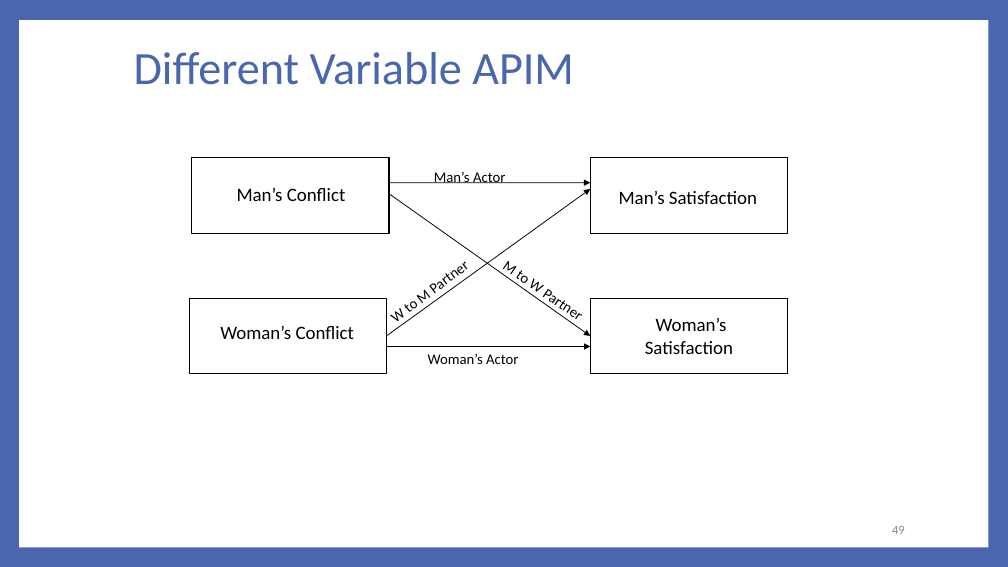
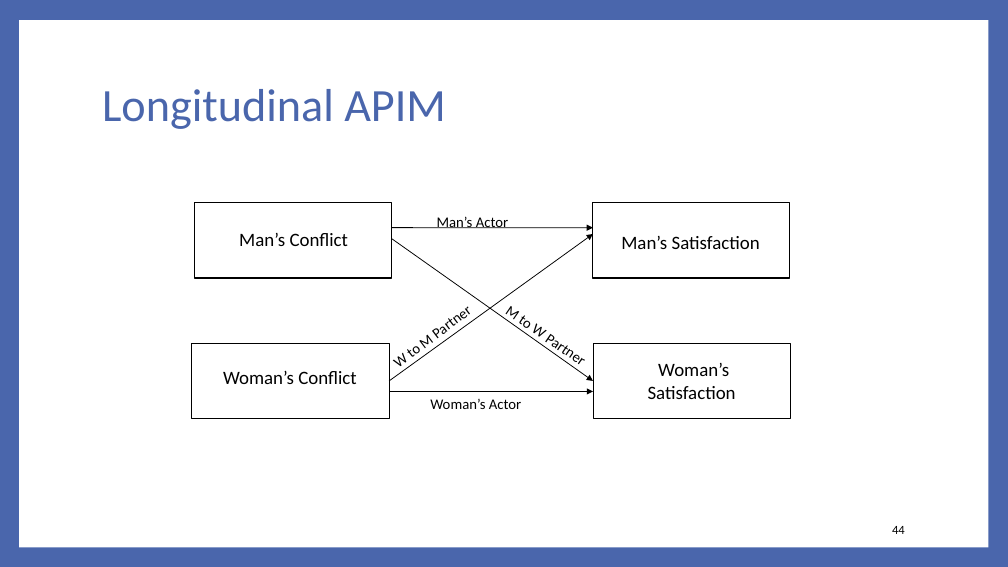
Before and after one commit to RandiLGarcia/2day-dyad-workshop, a slide deck: slide 44 of Day 2/Lecture Slides/Day 2 Slides.pptx (slide 49 before the commit). Drawn at 1008x567 pixels with LibreOffice and Linux fonts; fonts in the diff are those of the drawing. Boxes give left, top, right and bottom in pixels: in the first picture for what was removed or moved away, otherwise in the second. Text is boxed around its words. In the diff, an @@ line names an element or a change of style, - is before the commit and + after.

```diff
--- a/Day 2/Lecture Slides/Day 2 Slides.pptx
+++ b/Day 2/Lecture Slides/Day 2 Slides.pptx
@@ title at box(102, 89, 446, 129): text changed @@
-Different Variable APIM
+Longitudinal APIM
@@ 3 texts, 2 rectangles: place and size @@
-3 texts, 2 rectangles at box(192, 157, 788, 339)
+3 texts, 2 rectangles at box(194, 203, 790, 384)
@@ 5 texts, 4 arrows, 2 rectangles: place and size @@
-5 texts, 4 arrows, 2 rectangles at box(189, 172, 788, 374)
+5 texts, 4 arrows, 2 rectangles at box(192, 216, 791, 419)
@@ page number at box(892, 526, 905, 534): text changed; text colour #898989 to #000000 @@
-49
+44
```
Also in this commit, not shown: 5 other slides changed, 15 slides added, 4 slides removed, 47 other files.
